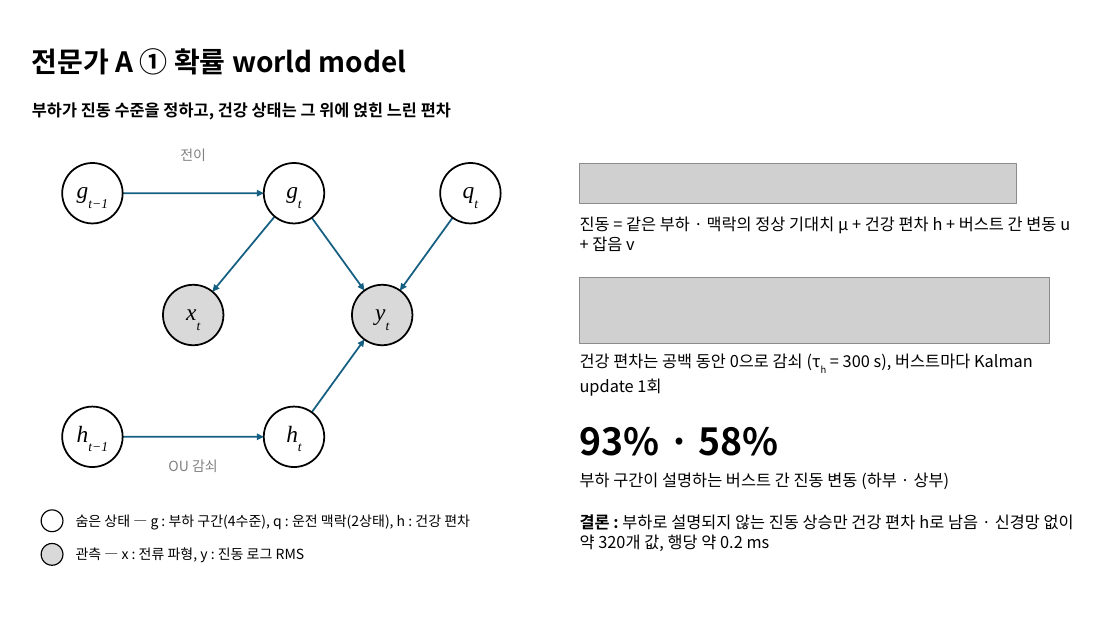
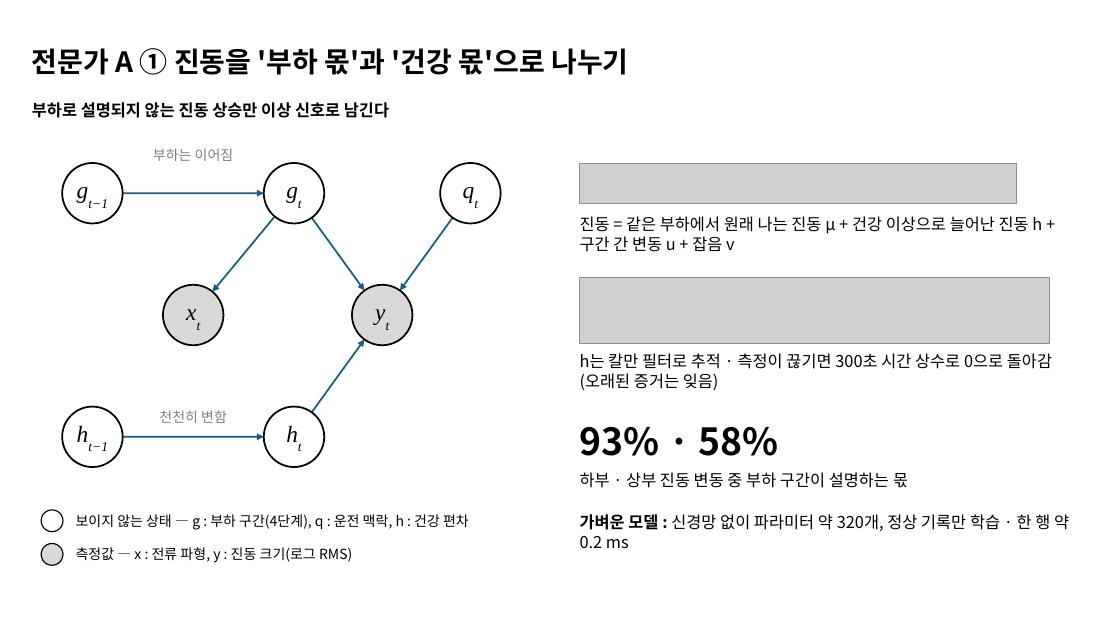
Before and after one commit to ZlataN-AI/KAMP, a slide deck: slide 9 of presentation/RIVET-WM_seminar.pptx. Drawn at 1120x630 pixels with LibreOffice and Linux fonts; fonts in the diff are those of the drawing; grey boxes stand for pictures. Boxes give left, top, right and bottom in pixels: in the first picture for what was removed or moved away, otherwise in the second. Text is boxed around its words. In the diff, an @@ line names an element or a change of style, - is before the commit and + after.

```diff
--- a/presentation/RIVET-WM_seminar.pptx
+++ b/presentation/RIVET-WM_seminar.pptx
@@ title at (32,48,628,75): text changed @@
-전문가 A ① 확률 world model
+전문가 A ① 진동을 '부하 몫'과 '건강 몫'으로 나누기
@@ text at (32,102,389,118): text changed @@
-부하가 진동 수준을 정하고, 건강 상태는 그 위에 얹힌 느린 편차
+부하로 설명되지 않는 진동 상승만 이상 신호로 남긴다
@@ text at (153,148,234,161): text changed @@
-전이
+부하는 이어짐
@@ text at (580,216,1042,252): text changed @@
-진동 = 같은 부하 · 맥락의 정상 기대치 μ + 건강 편차 h + 버스트 간 변동 u + 잡음 v
+진동 = 같은 부하에서 원래 나는 진동 μ + 건강 이상으로 늘어난 진동 h + 구간 간 변동 u + 잡음 v
@@ text at (580,353,1052,390): text changed @@
-건강 편차는 공백 동안 0으로 감쇠 (τh = 300 s), 버스트마다 Kalman update 1회
+h는 칼만 필터로 추적 · 측정이 끊기면 300초 시간 상수로 0으로 돌아감 (오래된 증거는 잊음)
@@ text at (159,410,227,423): text changed @@
-OU 감쇠
+천천히 변함
@@ text at (580,472,908,488): text changed @@
-부하 구간이 설명하는 버스트 간 진동 변동 (하부 · 상부)
+하부 · 상부 진동 변동 중 부하 구간이 설명하는 몫
@@ text at (76,514,469,530): text changed @@
-숨은 상태 — g : 부하 구간(4수준), q : 운전 맥락(2상태), h : 건강 편차
+보이지 않는 상태 — g : 부하 구간(4단계), q : 운전 맥락, h : 건강 편차
@@ text at (580,514,1069,548): text changed @@
-결론 : 부하로 설명되지 않는 진동 상승만 건강 편차 h로 남음 · 신경망 없이 약 320개 값, 행당 약 0.2 ms
+가벼운 모델 : 신경망 없이 파라미터 약 320개, 정상 기록만 학습 · 한 행 약 0.2 ms
@@ text at (76,547,352,563): text changed @@
-관측 — x : 전류 파형, y : 진동 로그 RMS
+측정값 — x : 전류 파형, y : 진동 크기(로그 RMS)
```
Also in this commit, not shown: 26 other slides changed, 1 other file.
